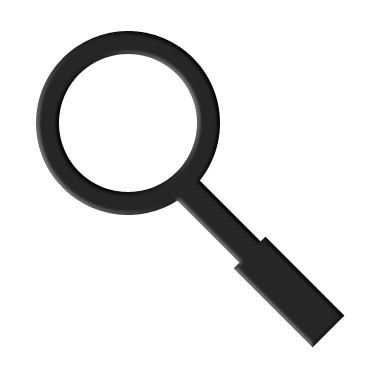
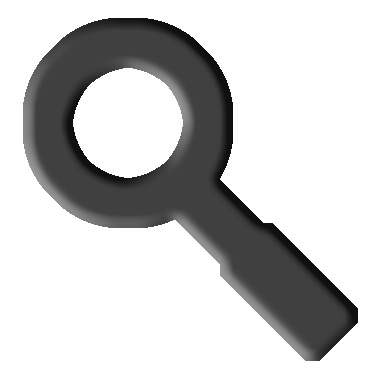
Comparing the layer stacks of the two 376 × 376 images. Changes:
painted on "Shape 4" over [left=23, top=18, right=358, bottom=361]
